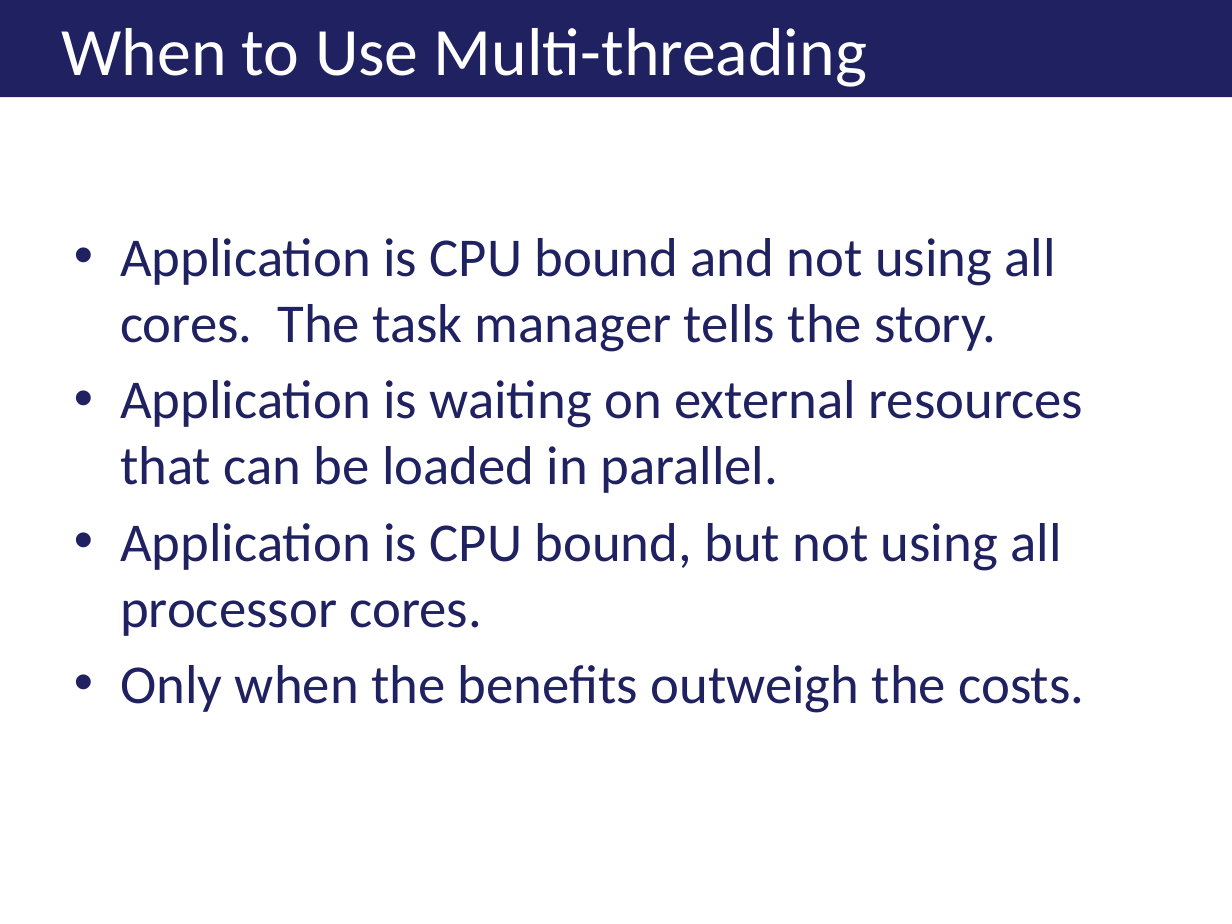
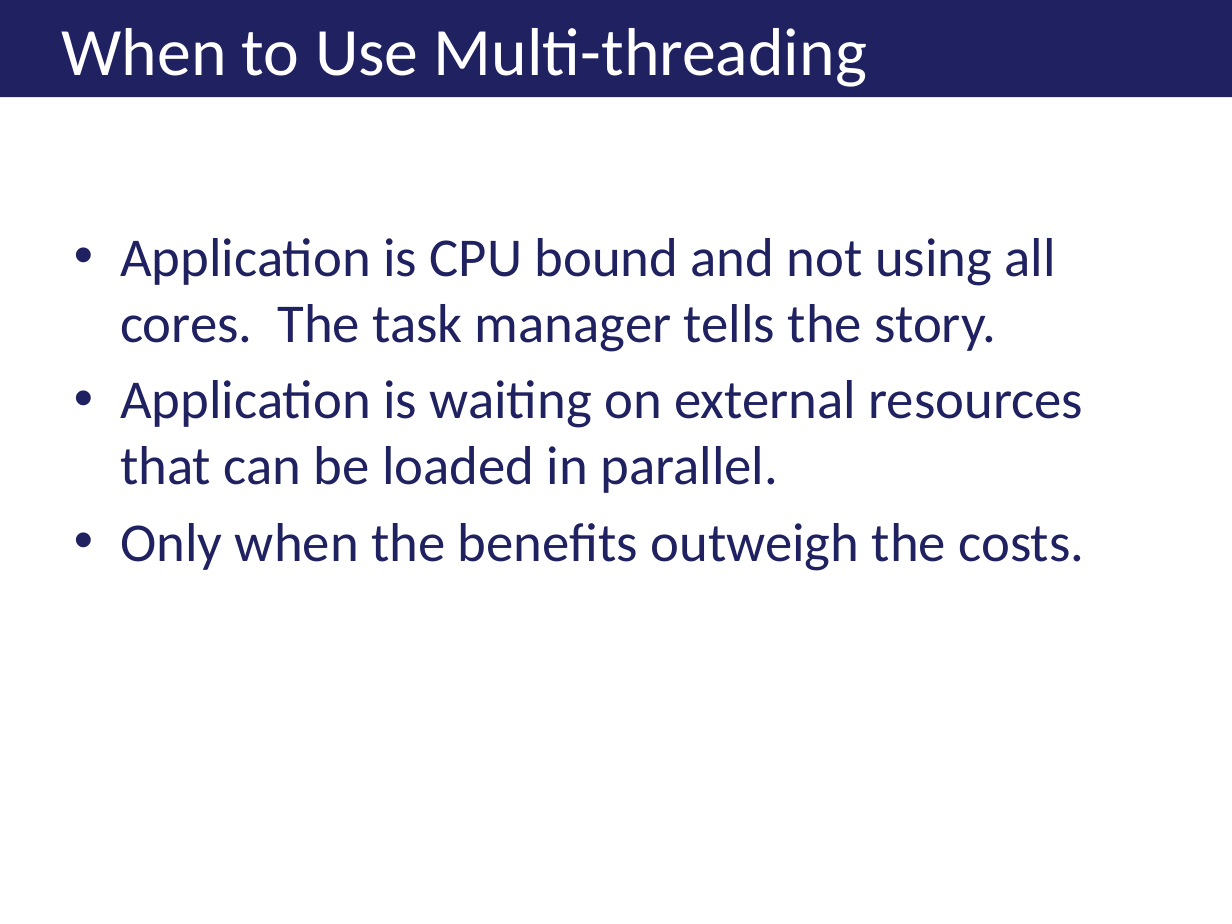
Before and after one commit to ericburcham/THasyINKnc, a slide deck: slide 9 of Presentation/THasINKync.pptx. Drawn at 1232x924 pixels with LibreOffice and Linux fonts; fonts in the diff are those of the drawing; background and template pictures are left out. Boxes give left, top, right and bottom in pixels: in the first picture for what was removed or moved away, otherwise in the second. Text is boxed around its words. In the diff, an @@ line names an element or a change of style, - is before the commit and + after.

```diff
--- a/Presentation/THasINKync.pptx
+++ b/Presentation/THasINKync.pptx
@@ text at (x1=120, y1=523, x2=1061, y2=636): paragraph removed @@
-• Application is CPU bound, but not using all processor cores.
```
Also in this commit, not shown: 1 other slide changed.
